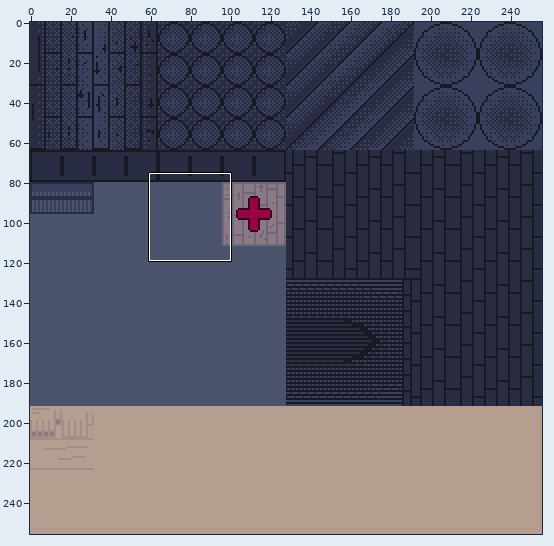
Edited in one commit: pixel-art file (assets/obj/ase_dreadzone_texture.aseprite). Above: a wide view before the commit, with the close-up outlined.
Close-up. Before the edit:
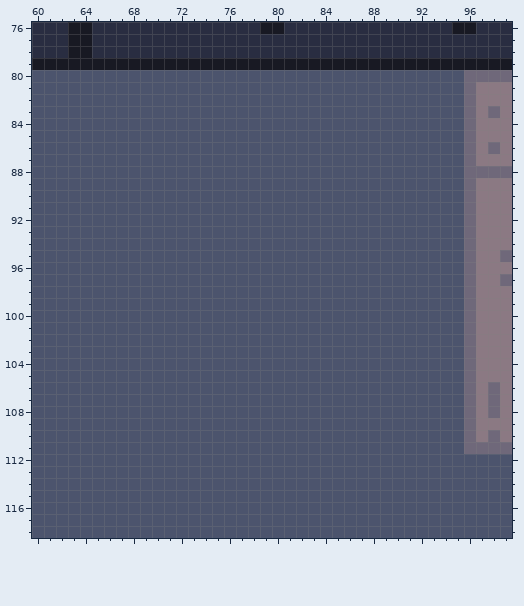
256x256 pixels, 1 frame. Shown: x 60..99, y 76..118.
After the commit:
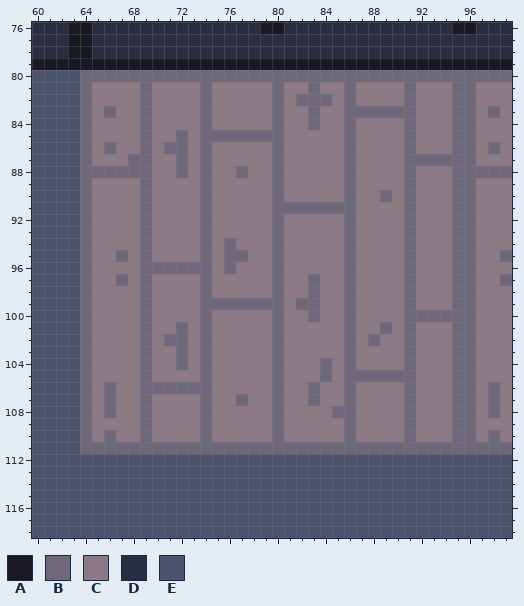
Palette (. is transparent): A #181923  B #6f687a  C #8b7983  D #292d41  E #4c546d
Edits made:
Changed rows in their new state; - is an unchanged pixel.
Layer "World/Health Powerup":
first column x 64:
 80 BBBBBBBBBBBBBBBBBBBBBBBBBBBBBBBB
 81 BCCCCBCCCCBCCCCCBCCBCCBCCCCBCCCB
 82 BCCCCBCCCCBCCCCCBCBBBCBCCCCBCCCB
 83 BCBCCBCCCCBCCCCCBCCBCCBBBBBBCCCB
 84 BCCCCBCCCCBCCCCCBCCBCCBCCCCBCCCB
 85 BCCCCBCCBCBBBBBBBCCCCCBCCCCBCCCB
 86 BCBCCBCBBCBCCCCCBCCCCCBCCCCBCCCB
 87 BCCCBBCCBCBCCCCCBCCCCCBCCCCBBBBB
 88 BBBBBBCCBCBCCBCCBCCCCCBCCCCBCCCB
 89 BCCCCBCCCCBCCCCCBCCCCCBCCCCBCCCB
 90 BCCCCBCCCCBCCCCCBCCCCCBCCBCBCCCB
 91 BCCCCBCCCCBCCCCCBBBBBBBCCCCBCCCB
 92 BCCCCBCCCCBCCCCCBCCCCCBCCCCBCCCB
 93 BCCCCBCCCCBCCCCCBCCCCCBCCCCBCCCB
 94 BCCCCBCCCCBCBCCCBCCCCCBCCCCBCCCB
 95 BCCBCBCCCCBCBBCCBCCCCCBCCCCBCCCB
 96 BCCCCBBBBBBCBCCCBCCCCCBCCCCBCCCB
 97 BCCBCBCCCCBCCCCCBCCBCCBCCCCBCCCB
 98 BCCCCBCCCCBCCCCCBCCBCCBCCCCBCCCB
 99 BCCCCBCCCCBBBBBBBCBBCCBCCCCBCCCB
100 BCCCCBCCCCBCCCCCBCCBCCBCCCCBBBBB
101 BCCCCBCCBCBCCCCCBCCCCCBCCBCBCCCB
102 BCCCCBCBBCBCCCCCBCCCCCBCBCCBCCCB
103 BCCCCBCCBCBCCCCCBCCCCCBCCCCBCCCB
104 BCCCCBCCBCBCCCCCBCCCBCBCCCCBCCCB
105 BCCCCBCCCCBCCCCCBCCCBCBBBBBBCCCB
106 BCBCCBBBBBBCCCCCBCCBCCBCCCCBCCCB
107 BCBCCBCCCCBCCBCCBCCBCCBCCCCBCCCB
108 BCBCCBCCCCBCCCCCBCCCCBBCCCCBCCCB
109 BCCCCBCCCCBCCCCCBCCCCCBCCCCBCCCB
110 BCBCCBCCCCBCCCCCBCCCCCBCCCCBCCCB
111 BBBBBBBBBBBBBBBBBBBBBBBBBBBBBBBB
Changed places in both close-ups, as pixel boxes (x1, y1, x2, y2):
changed: (80, 70, 464, 454)
